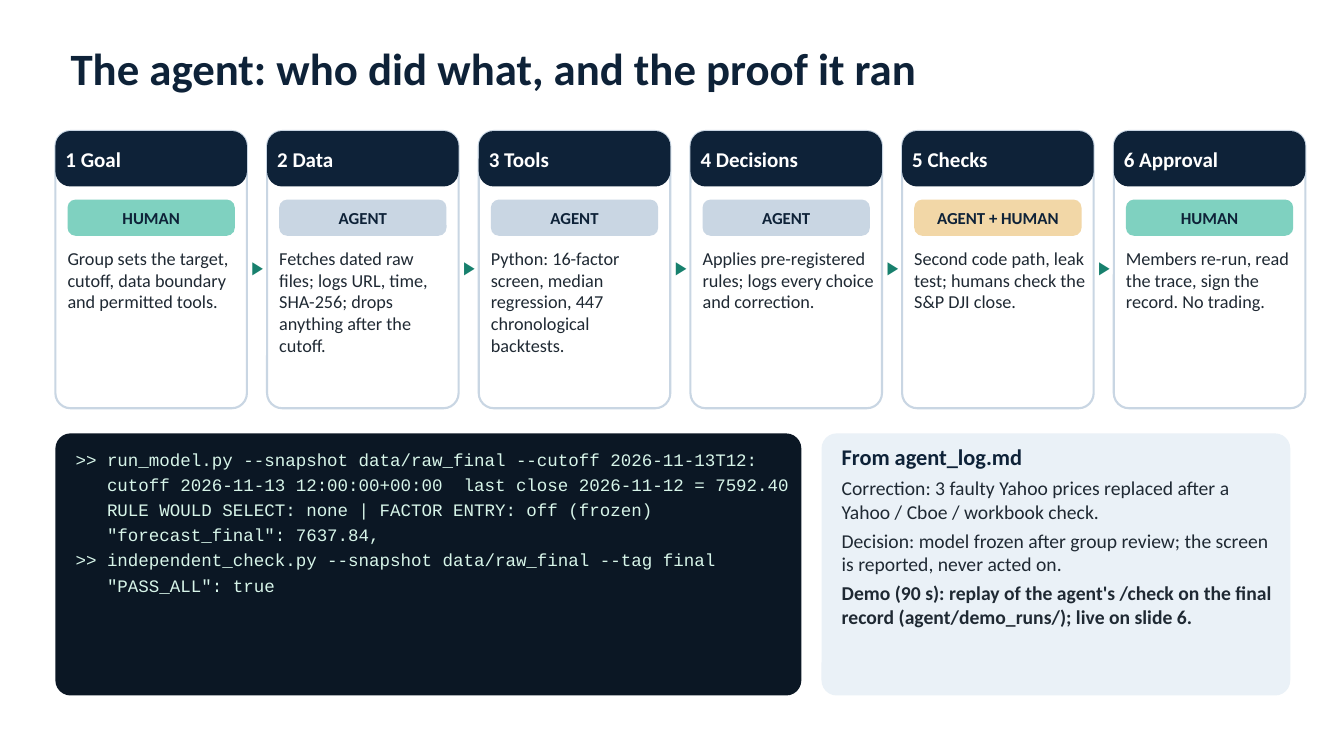
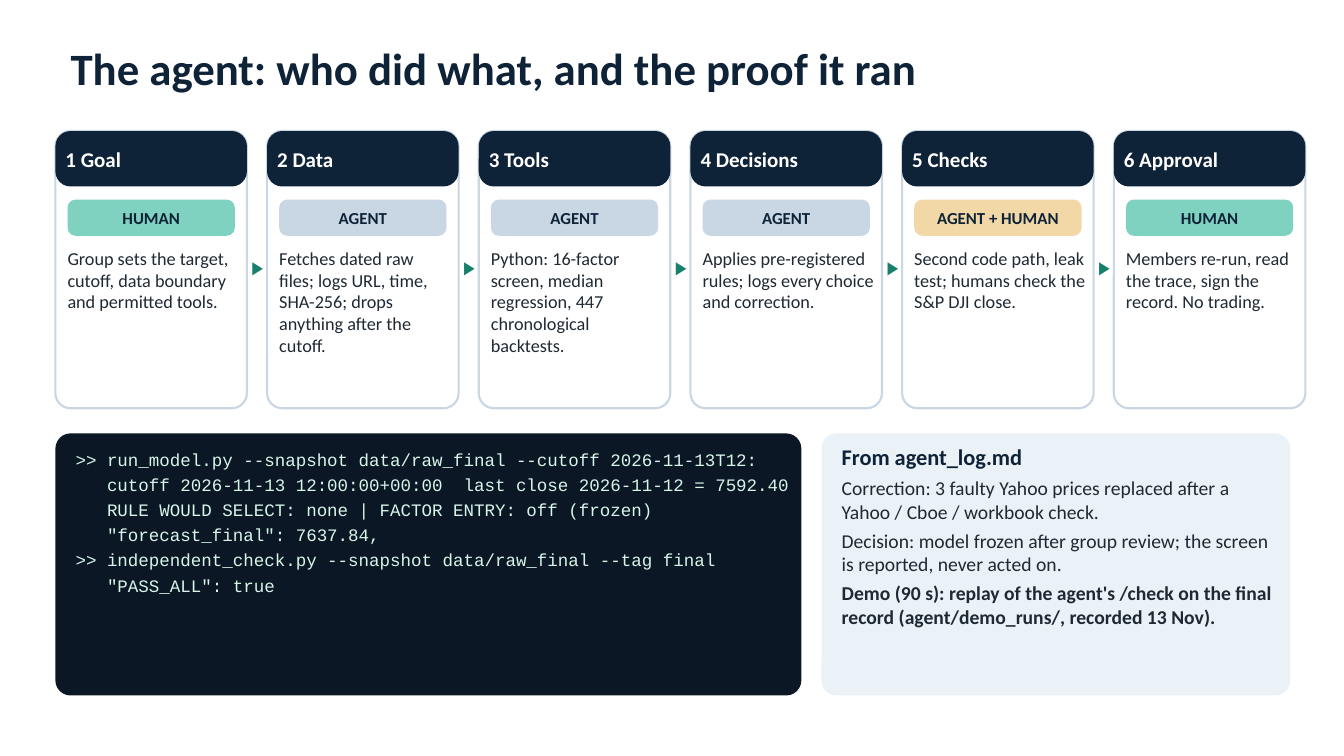
Before and after one commit to antoniohede-ai/ifte0007-group9-sp500-forecast, a slide deck: slide 4 of report/slides_final.pptx. Drawn at 1344x756 pixels with LibreOffice and Linux fonts; fonts in the diff are those of the drawing. Boxes give left, top, right and bottom in pixels: in the first picture for what was removed or moved away, otherwise in the second. Text is boxed around its words. In the diff, an @@ line names an element or a change of style, - is before the commit and + after.

```diff
--- a/report/slides_final.pptx
+++ b/report/slides_final.pptx
@@ text at <box>842,585,1271,628</box>: text changed @@
-Demo (90 s): replay of the agent's /check on the final record (agent/demo_runs/); live on slide 6.
+Demo (90 s): replay of the agent's /check on the final record (agent/demo_runs/, recorded 13 Nov).
```
Also in this commit, not shown: 1 slide removed, 3 other files.
